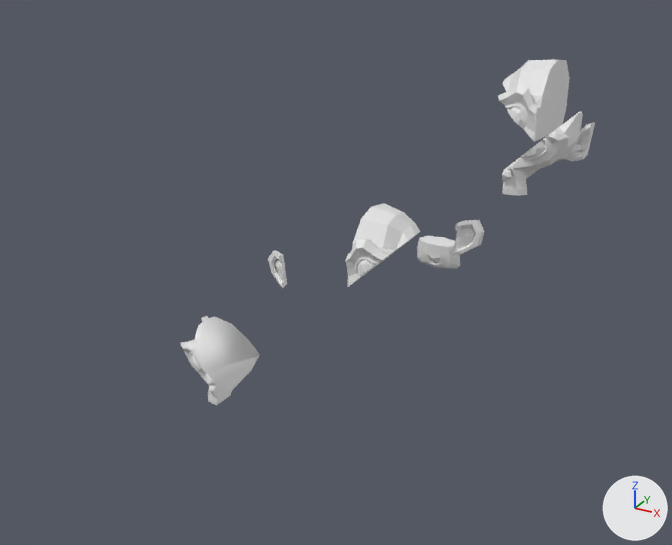
A saved change to the FBX model Assets/3D Models/Models/03. Fully Manual/01. Suzanne.fbx.
The view is the same before and after, from a 50 mm lens placed at (6.46, -12.88, 6.14), pointed at (-1.19, 1.03, -0.81). Every picture has the same lights, and +X, +Y and +Z are marked at lower right.

Objects in the first picture: 'Suzanne 1', 'Suzanne 2', 'Suzanne 3', 'Suzanne 4', 'Suzanne 5', 'Suzanne 6', 'Suzanne 7'.
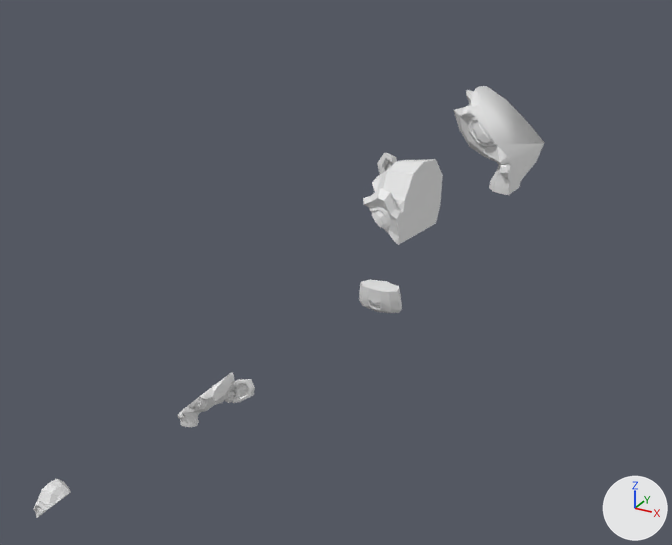
Pixel boxes (x1, y1, x2, y2) of what changed, in the pictures (672 x 545 px):
'Suzanne 2', moved, rescaled (14% wider, 22% taller)
    before: (180, 316, 260, 405)
    after: (454, 86, 545, 195)
'Suzanne 6', moved, rescaled (11% wider)
    before: (498, 60, 570, 142)
    after: (363, 159, 443, 245)
'Suzanne 3', moved, rescaled (31% narrower, 35% shorter)
    before: (502, 111, 595, 196)
    after: (178, 372, 242, 427)
'Suzanne 7', moved, rescaled (49% narrower, 53% shorter)
    before: (345, 203, 420, 287)
    after: (33, 479, 71, 518)
'Suzanne 1', moved, rescaled
    before: (417, 236, 460, 269)
    after: (359, 279, 402, 313)
'Suzanne 5', moved, rescaled (31% narrower, 32% shorter)
    before: (450, 220, 484, 256)
    after: (232, 379, 255, 403)
'Suzanne 4', moved, rescaled
    before: (268, 250, 287, 289)
    after: (377, 153, 397, 174)

Diff of the bpy script that builds the scene:
```diff
--- a/Assets/3D Models/Models/03. Fully Manual/01. Suzanne.fbx.py
+++ b/Assets/3D Models/Models/03. Fully Manual/01. Suzanne.fbx.py
@@ ob_suzanne_5 @@
 ob_suzanne_5 = bpy.data.objects.new('Suzanne 5', me_suzanne_5_suzanne_suzanne_002)
-ob_suzanne_5.location = (0.0, 1.0, 0.0)
+ob_suzanne_5.location = (0.0, -4.79, 0.0)
 ob_suzanne_5.rotation_euler = (1.571, 0.0, 0.0)  # degrees (90, 0, 0)
-ob_suzanne_5.scale = (1.07, 1.07, 1.07)
+ob_suzanne_5.scale = (0.521, 0.521, 0.521)
@@ ob_suzanne_7 @@
 ob_suzanne_7 = bpy.data.objects.new('Suzanne 7', me_suzanne_7_suzanne_suzanne_001)
-ob_suzanne_7.location = (0.0, 0.0, 0.0)
+ob_suzanne_7.location = (0.0, -7.34, 0.0)
 ob_suzanne_7.rotation_euler = (1.571, 0.0, 0.0)  # degrees (90, 0, 0)
+ob_suzanne_7.scale = (0.266, 0.266, 0.266)
@@ ob_suzanne_4 @@
 ob_suzanne_4 = bpy.data.objects.new('Suzanne 4', me_suzanne_4_suzanne_003_suzanne_002)
-ob_suzanne_4.location = (0.0, -1.6, 0.0)
+ob_suzanne_4.location = (0.0, 3.37, 0.0)
 ob_suzanne_4.rotation_euler = (1.571, 0.0, 0.0)  # degrees (90, 0, 0)
-ob_suzanne_4.scale = (0.893, 0.893, 0.893)
+ob_suzanne_4.scale = (1.34, 1.34, 1.34)
@@ ob_suzanne_1 @@
 ob_suzanne_1 = bpy.data.objects.new('Suzanne 1', me_suzanne_1_suzanne_001_suzanne_002)
-ob_suzanne_1.location = (0.0, 3.75, 0.0)
+ob_suzanne_1.location = (0.0, 1.06, 0.0)
 ob_suzanne_1.rotation_euler = (1.571, 0.0, 0.0)  # degrees (90, 0, 0)
-ob_suzanne_1.scale = (1.25, 1.25, 1.25)
+ob_suzanne_1.scale = (1.11, 1.11, 1.11)
@@ ob_suzanne_3 @@
 ob_suzanne_3 = bpy.data.objects.new('Suzanne 3', me_suzanne_3_suzanne_suzanne_003)
-ob_suzanne_3.location = (0.0, 7.95, 0.0)
+ob_suzanne_3.location = (0.0, -4.75, 0.0)
 ob_suzanne_3.rotation_euler = (1.571, 0.0, 0.0)  # degrees (90, 0, 0)
-ob_suzanne_3.scale = (1.53, 1.53, 1.53)
+ob_suzanne_3.scale = (0.525, 0.525, 0.525)
@@ ob_suzanne_2 @@
 ob_suzanne_2 = bpy.data.objects.new('Suzanne 2', me_suzanne_2_suzanne_002_suzanne_004)
-ob_suzanne_2.location = (0.0, -3.83, 0.0)
+ob_suzanne_2.location = (0.0, 8.66, 0.0)
 ob_suzanne_2.rotation_euler = (1.571, 0.0, 0.0)  # degrees (90, 0, 0)
-ob_suzanne_2.scale = (0.745, 0.745, 0.745)
+ob_suzanne_2.scale = (1.87, 1.87, 1.87)
@@ ob_suzanne_6 @@
 ob_suzanne_6 = bpy.data.objects.new('Suzanne 6', me_suzanne_6_suzanne_002_suzanne_001)
-ob_suzanne_6.location = (0.0, 10.25, 0.0)
+ob_suzanne_6.location = (0.0, 2.08, 0.0)
 ob_suzanne_6.rotation_euler = (1.571, 0.0, 0.0)  # degrees (90, 0, 0)
-ob_suzanne_6.scale = (1.68, 1.68, 1.68)
+ob_suzanne_6.scale = (1.21, 1.21, 1.21)
```
